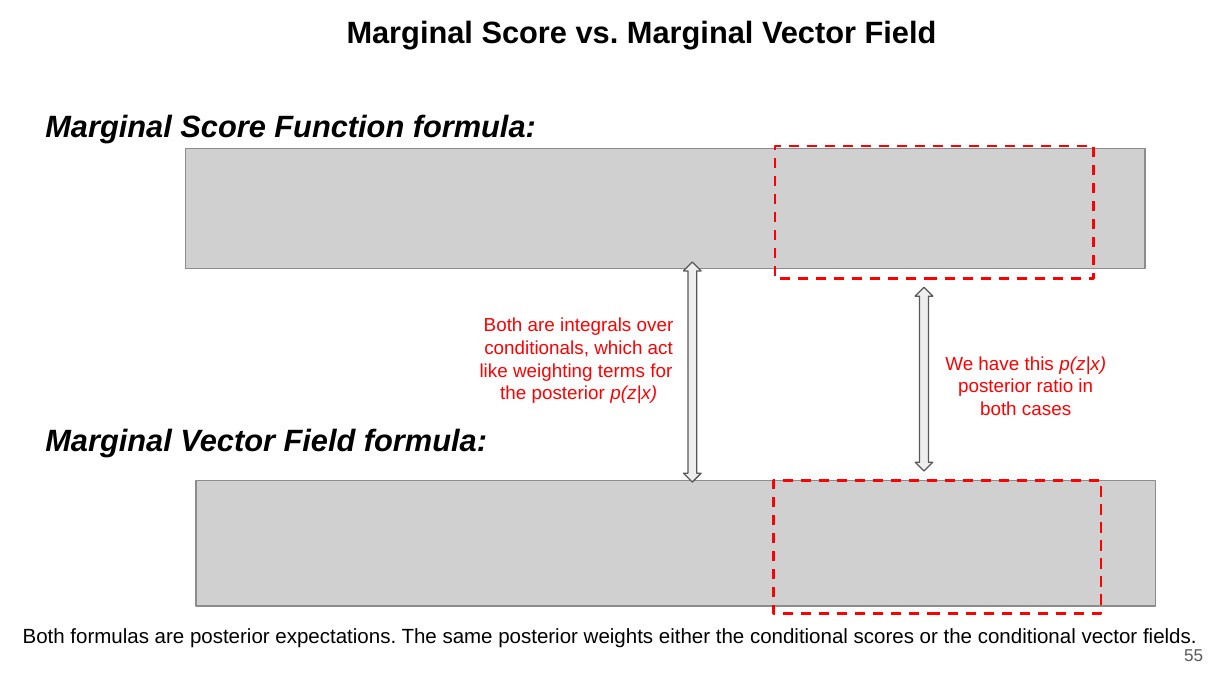
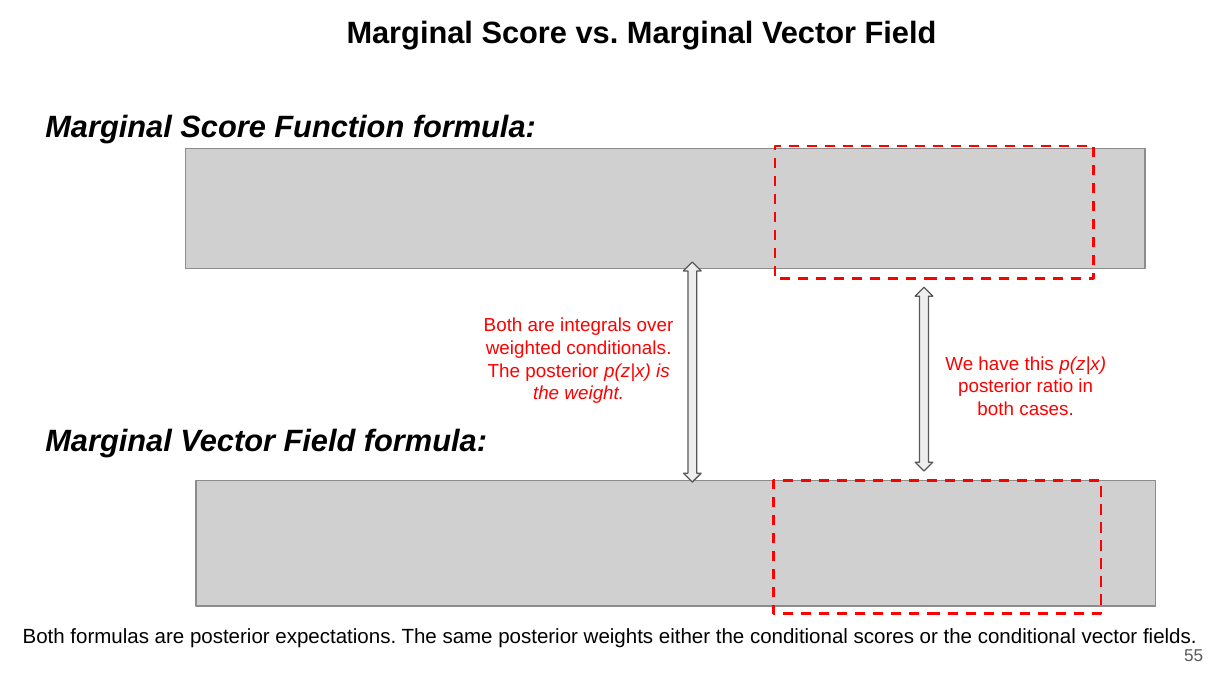
Before and after one commit to ducspe/DCPresentations, a slide deck: slide 55 of UnderstandingDiffusion/UnderstandingDiffusion.pptx. Drawn at 1232x693 pixels with LibreOffice and Linux fonts; fonts in the diff are those of the drawing; grey boxes stand for pictures. Boxes give left, top, right and bottom in pixels: in the first picture for what was removed or moved away, otherwise in the second. Text is boxed around its words. In the diff, an @@ line names an element or a change of style, - is before the commit and + after.

```diff
--- a/UnderstandingDiffusion/UnderstandingDiffusion.pptx
+++ b/UnderstandingDiffusion/UnderstandingDiffusion.pptx
@@ text at bbox=[484, 317, 674, 403]: text changed @@
-Both are integrals over conditionals, which act like weighting terms for
-the posterior p(z|x)
+Both are integrals over weighted conditionals. The posterior p(z|x) is the weight.
@@ text at bbox=[945, 356, 1106, 416]: text changed @@
-We have this p(z|x) posterior ratio in both cases
+We have this p(z|x) posterior ratio in both cases.
```
Also in this commit, not shown: 6 other slides changed, 10 other files.
